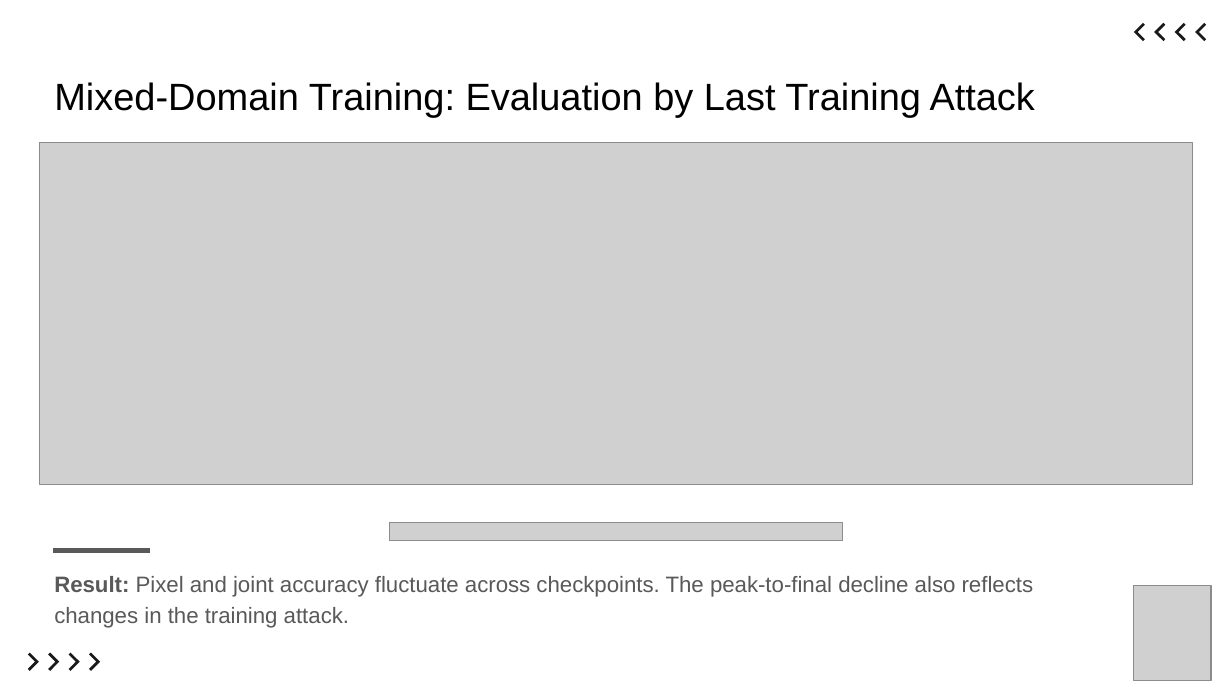
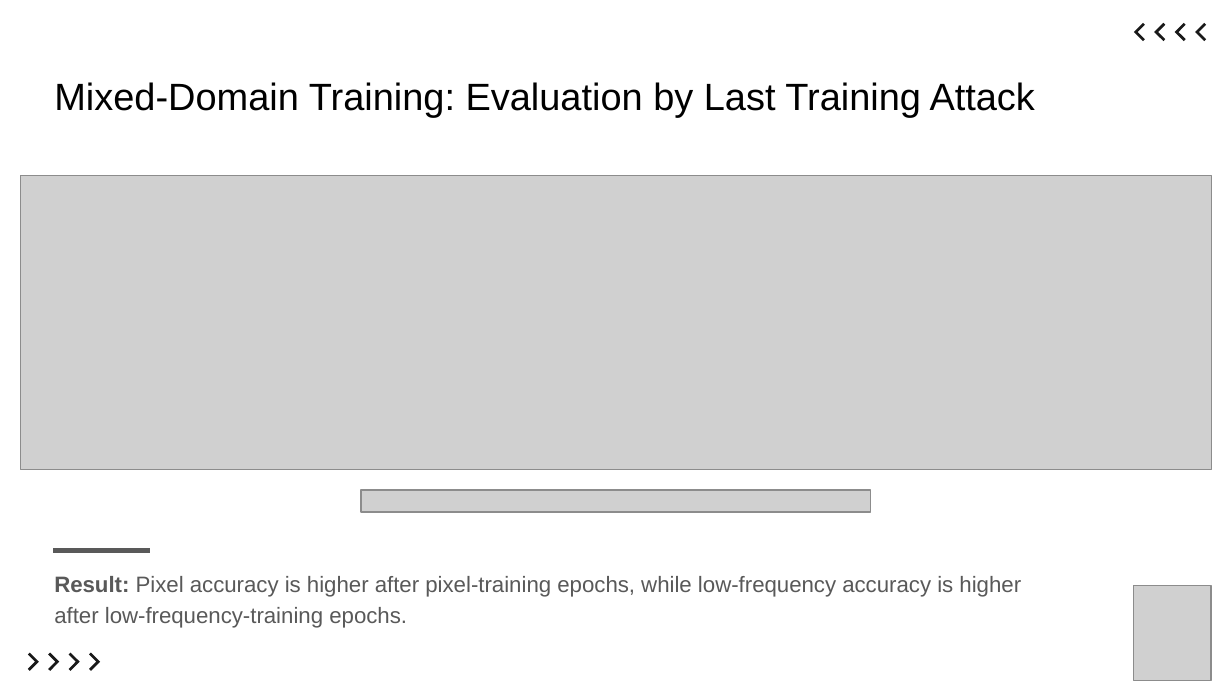
Before and after one commit to ItsKaiwenDu/Robust-Overfitting, a slide deck: slide 12 of report/slides.pptx. Drawn at 1232x693 pixels with LibreOffice and Linux fonts; fonts in the diff are those of the drawing; grey boxes stand for pictures. Boxes give left, top, right and bottom in pixels: in the first picture for what was removed or moved away, otherwise in the second. Text is boxed around its words. In the diff, an @@ line names an element or a change of style, - is before the commit and + after.

Commit message:
Commit: Improve Mixed-Domain Plot Layout
1. Refine mixed-domain evaluation plotting for better readability: adjust figure size, increase title/label font sizes, add direction hint to x-label, set x-ticks, tweak tick padding, reposition and enlarge legend, nudge suptitle, and replace tight_layout with explicit subplots_adjust + align_labels.
2. Also updated generated report assets (PDF and PPTX) to reflect the new plots.

```diff
--- a/report/slides.pptx
+++ b/report/slides.pptx
@@ picture: place and size @@
-picture at [39, 143, 1193, 484]
+picture at [21, 176, 1212, 469]
@@ picture added at [361, 490, 871, 513] @@
@@ picture removed at [389, 522, 841, 541] @@
@@ text at [54, 576, 1021, 628]: text changed @@
-Result: Pixel and joint accuracy fluctuate across checkpoints. The peak-to-final decline also reflects changes in the training attack.
+Result: Pixel accuracy is higher after pixel-training epochs, while low-frequency accuracy is higher after low-frequency-training epochs.
```
Also in this commit, not shown: 4 other slides changed, 2 other files.
